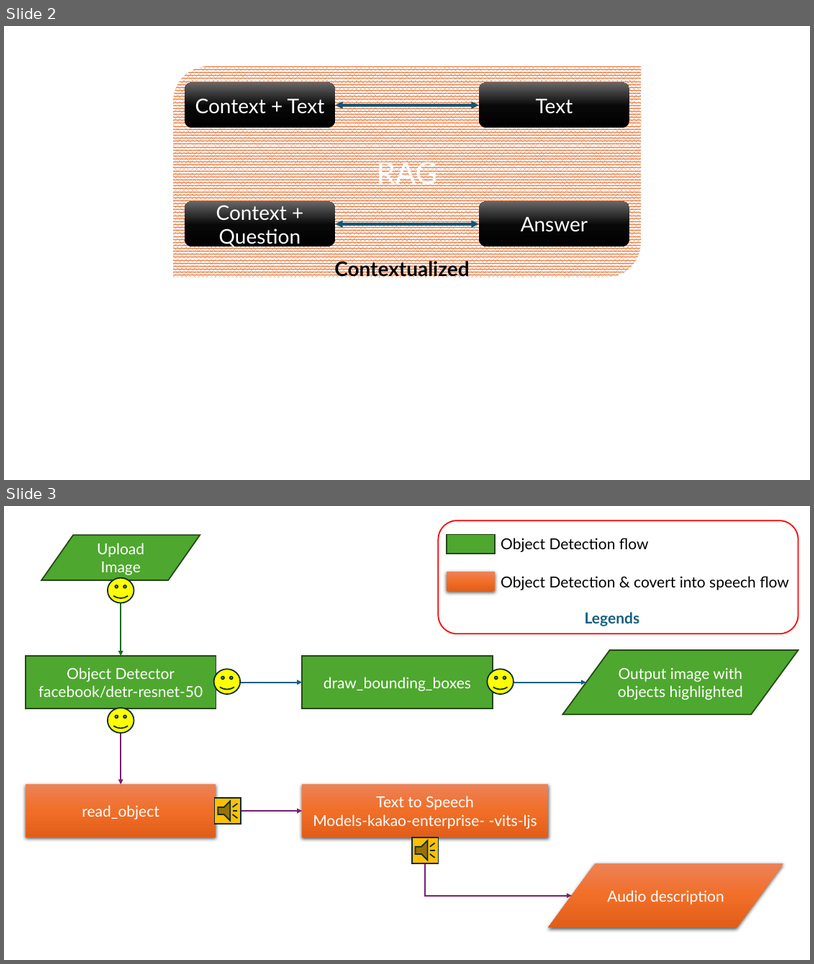
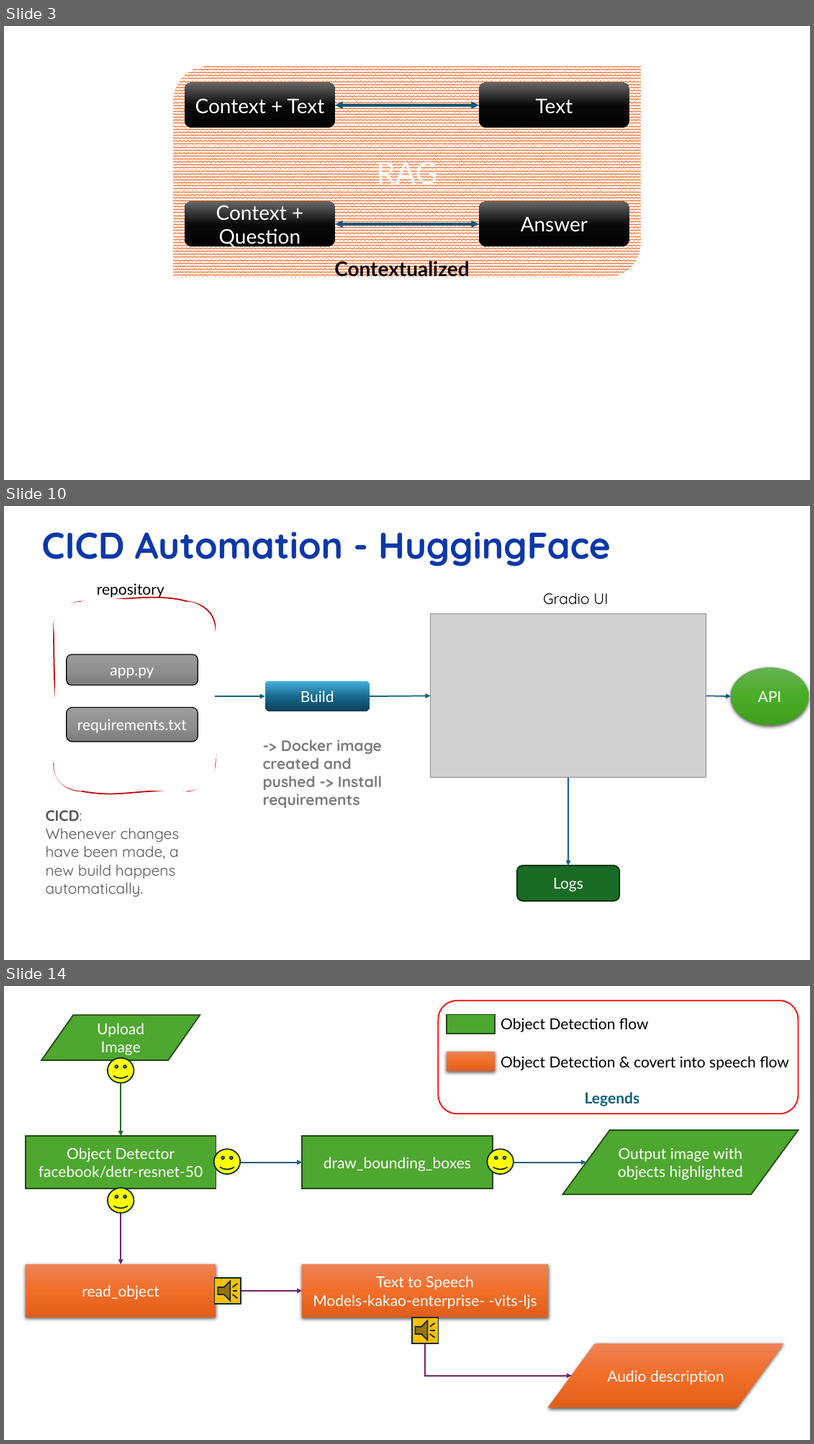
Before and after one commit to mayankchugh-learning/PythonRefresh, a slide deck: Python for Generative AI/Week 15/Python-LLMOps-using-Python-LVC/Docuement-QnA.pptx. Shown one above the other, each under a label of ours: slides 2 and 3 before the commit, slides 3, 10 and 14 after it; the slides between them are not shown. The pictures are 814x964 and 814x1444 pixels, drawn with LibreOffice and Linux fonts; fonts in the diff are those of the drawing; grey boxes stand for pictures. Boxes give left, top, right and bottom in pixels: in the first picture for what was removed or moved away, otherwise in the second. Text is boxed around its words. In the diff, an @@ line names an element or a change of style, - is before the commit and + after.

```diff
--- a/Python for Generative AI/Week 15/Python-LLMOps-using-Python-LVC/Docuement-QnA.pptx
+++ b/Python for Generative AI/Week 15/Python-LLMOps-using-Python-LVC/Docuement-QnA.pptx
@@ slide 10 added at <box>4,506,810,960</box>, background #FFFFFF @@
@@ title added at <box>41,532,611,566</box>, 44 pt, text #0C38A8, bold @@
+CICD Automation - HuggingFace
@@ text added at <box>97,583,165,598</box>, 18 pt, text #000000 @@
+repository
@@ freeform shape added at <box>54,602,216,791</box>, fill #FFFFFF, outline #C00000 1.5 pt @@
@@ text added at <box>543,592,608,605</box>, 18 pt, text #000000 @@
+Gradio UI
@@ picture added at <box>430,614,706,777</box> @@
@@ rounded rectangle added at <box>67,654,198,685</box>, fill gradient #9D9D9D to #909090 to #7C7C7C, outline #000000 1 pt, 18 pt, text #FFFFFF @@
+app.py
@@ ellipse added at <box>731,667,809,725</box>, fill gradient #66B354 to #4BAD28 to #409F1E, 18 pt, text #FFFFFF @@
+API
@@ arrow added from (215, 696) to (265, 696), #156082 1.5 pt @@
@@ rounded rectangle added at <box>265,681,370,712</box>, fill gradient #0E4057 to #16678B to #46B1E1, 18 pt, text #FFFFFF @@
+Build
@@ arrow added from (370, 696) to (430, 696), #156082 1.5 pt @@
@@ arrow added from (707, 696) to (731, 696), #156082 1.5 pt @@
@@ rounded rectangle added at <box>67,708,198,742</box>, fill gradient #9D9D9D to #909090 to #7C7C7C, outline #000000 1 pt, 18 pt, text #FFFFFF @@
+requirements.txt
@@ text added at <box>263,739,382,808</box>, 18 pt, text #7C7C7C, bold @@
+-> Docker image created and pushed -> Install requirements
@@ arrow added from (568, 777) to (568, 865), #156082 1.5 pt @@
@@ text added at <box>46,810,180,896</box>, 18 pt, text #565656 @@
+CICD:
+Whenever changes have been made, a new build happens automatically.
@@ rounded rectangle added at <box>517,865,620,901</box>, fill #196B24, outline #0B2F10 1.5 pt, 18 pt, text #FFFFFF @@
+Logs
@@ what was slide 2 is now slide 3 @@
@@ what was slide 3 is now slide 14 @@
```
Also in this commit, not shown: 12 other slides added, 16 other files.
